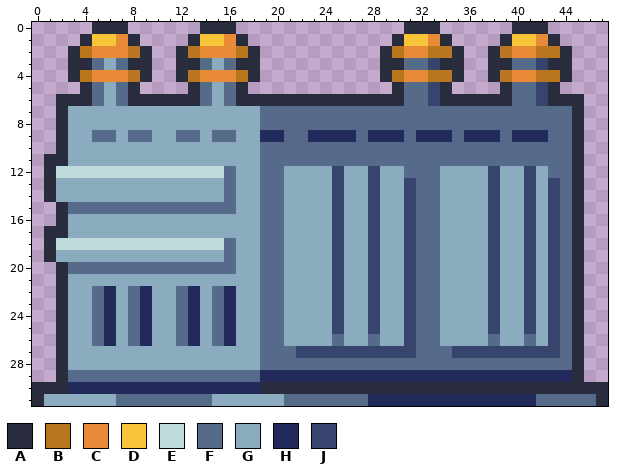
Two versions of one pixel-art sprite, MissionArgus/Assets/Wouter Teststuff/Loose Object Arts/Generator/Generator2.png. That is the earlier state.
The file is 48x32 pixels.
Palette (. is transparent): A #282c3c  B #ba761f  C #e88a36  D #f8c53a  E #bfdcdb  F #566a89  G #8babbf  H #222a5c  J #37446e
And afterwards:
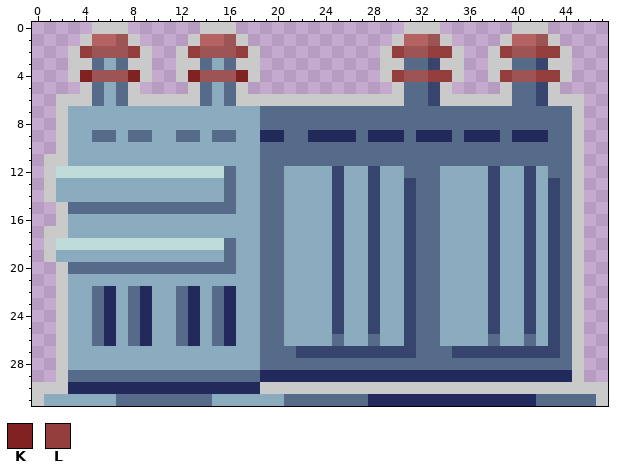
Colours new in this view: K #802222  L #943d3d
What changed:
colour A: #282c3c -> #cacaca
colour C: #e88a36 -> #9c5454
colour D: #f8c53a -> #b56262
Changed rows in their new state; - is a pixel that keeps its letter.
first column x 4:
 2 L---L----L---L------------L--LL----L--LL
 4 K---K----K---K------------L--LL----L--LL
Pixel boxes of the changes (left, top, right, bottom) in both pictures:
changed: (32, 22, 608, 406)
